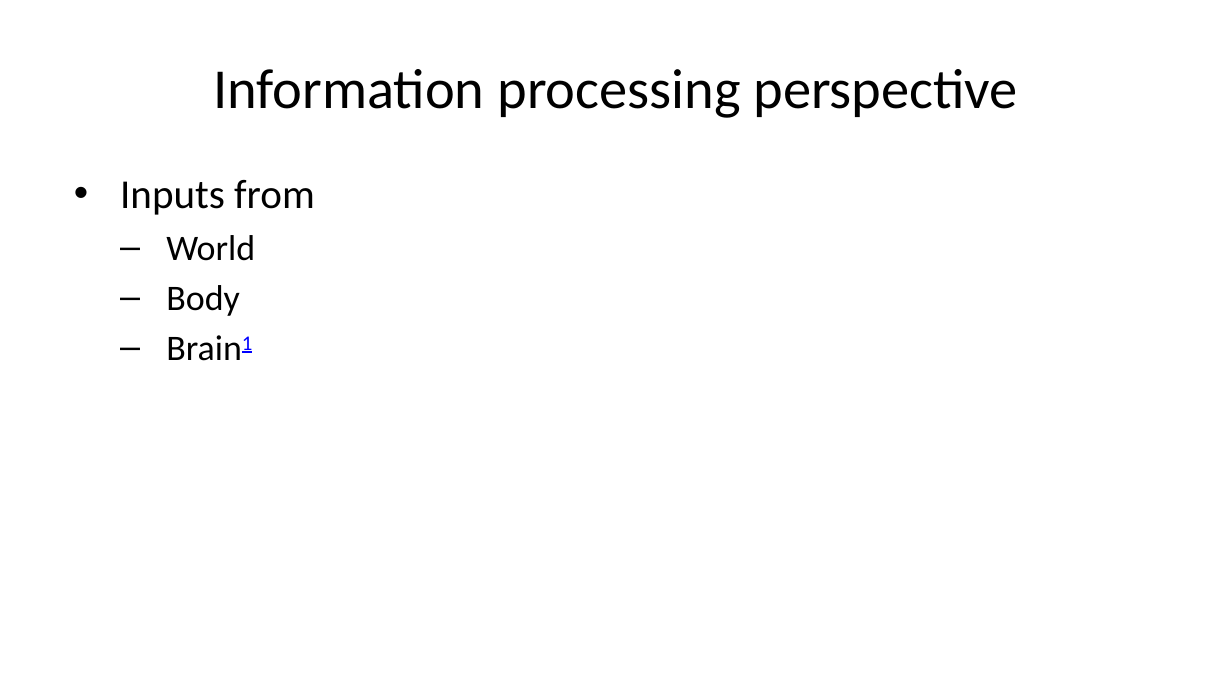
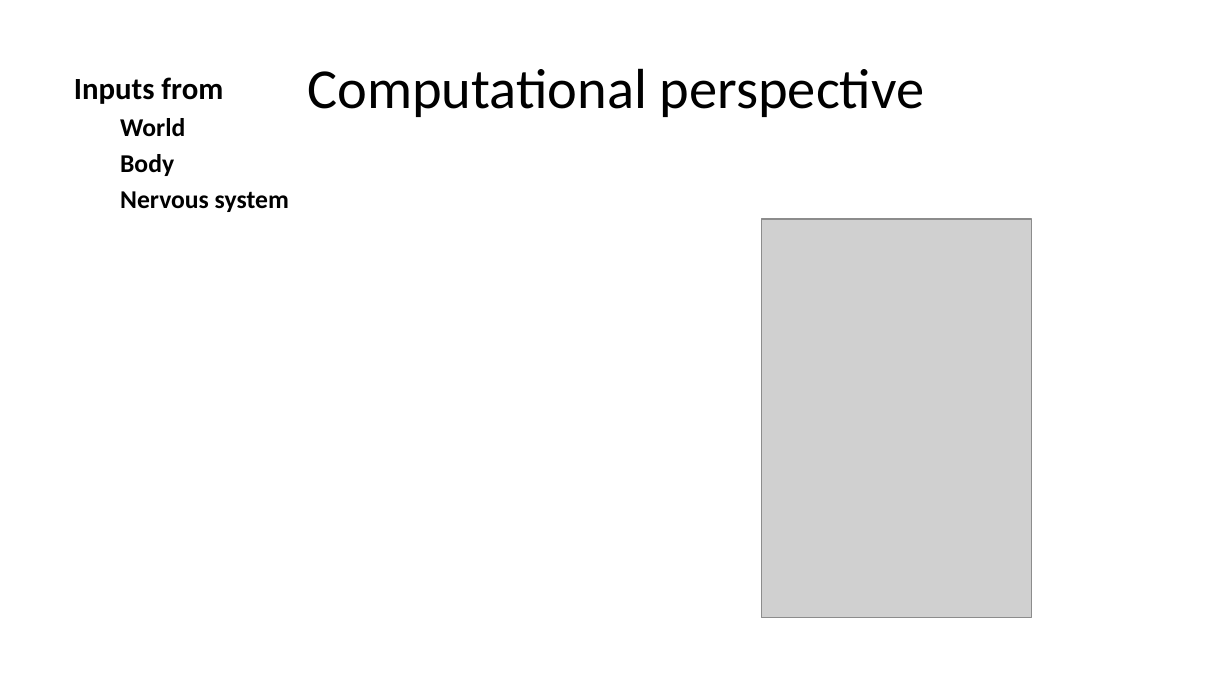
Before and after one commit to psu-psychology/psy-511-scan-fdns-2026-spring, a slide deck: slide 9 of docs/slides/wk-02-2026-01-22-anatomy.pptx. Drawn at 1232x693 pixels with LibreOffice and Linux fonts; fonts in the diff are those of the drawing; grey boxes stand for pictures. Boxes give left, top, right and bottom in pixels: in the first picture for what was removed or moved away, otherwise in the second. Text is boxed around its words. In the diff, an @@ line names an element or a change of style, - is before the commit and + after.

```diff
--- a/docs/slides/wk-02-2026-01-22-anatomy.pptx
+++ b/docs/slides/wk-02-2026-01-22-anatomy.pptx
@@ text "Inputs from" at bbox=[74, 77, 289, 212]: vertical alignment top to bottom @@
@@ text at bbox=[74, 77, 223, 176]: size 24 to 18 pt in "Inputs from"; bold on in "Inputs from", "World", "Body"; size 21 to 15 pt in "World", "Body"; bullet • to none; less space between paragraphs; bullet – to none @@
@@ title at bbox=[307, 68, 925, 117]: text changed @@
-Information processing perspective
+Computational perspective
@@ text at bbox=[120, 191, 289, 212]: text changed; size 21 to 15 pt; bold on @@
-  – Brain1
+  Nervous system
@@ picture added at bbox=[761, 219, 1031, 618] @@
```
Also in this commit, not shown: 12 other slides changed, 40 slides added, 9 slides removed, 58 other files.
